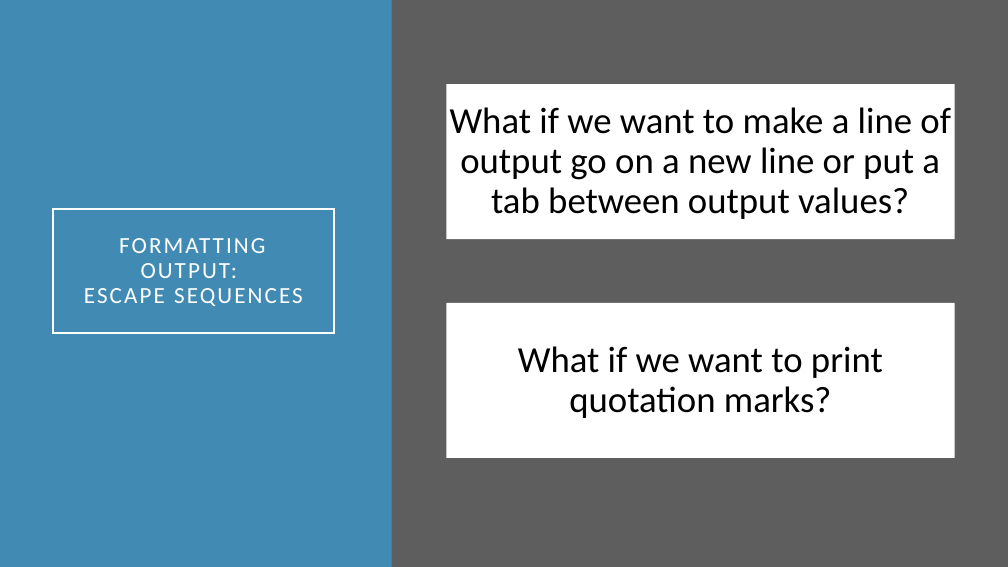
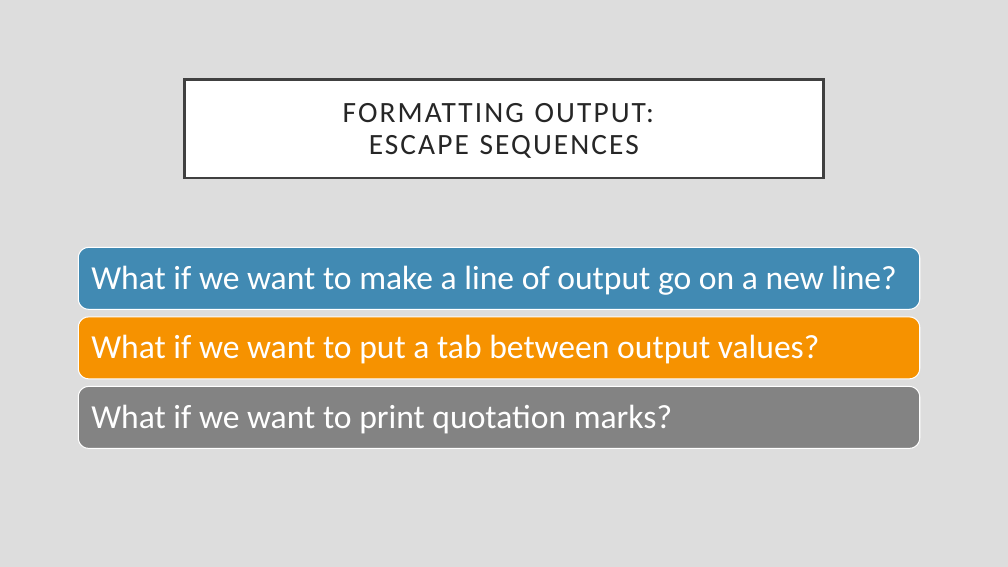
Before and after one commit to rsera/Junior-Knights, a slide deck: slide 21 of Python Day 1 IO.pptx (slide 12 before the commit). Drawn at 1008x567 pixels with LibreOffice and Linux fonts; fonts in the diff are those of the drawing. Boxes give left, top, right and bottom in pixels: in the first picture for what was removed or moved away, otherwise in the second. Text is boxed around its words. In the diff, an @@ line names an element or a change of style, - is before the commit and + after.

```diff
--- a/Python Day 1 IO.pptx
+++ b/Python Day 1 IO.pptx
@@ background #5E5E5E to #DDDDDD @@
@@ rectangle removed at (0,0,392,567) @@
@@ rectangle removed at (393,0,1008,567) @@
@@ title "FORMATTING OUTPUT: ESCAPE SEQUENCES": place and size @@
-title "FORMATTING OUTPUT: ESCAPE SEQUENCES" at (53,209,334,333)
+title "FORMATTING OUTPUT: ESCAPE SEQUENCES" at (185,79,823,178)
@@ title "FORMATTING OUTPUT: ESCAPE SEQUENCES" at (185,79,823,178): size 22 to 28 pt, text colour #FFFFFF to #262626; fill none to #FFFFFF; outline #FFFFFF 2.5 pt to #404040 2.5 pt @@
@@ rectangle removed at (446,84,955,239) @@
@@ text at (91,265,896,295): text changed; size 35 to 32 pt; text colour #000000 to #FFFFFF @@
-What if we want to make a line of output go on a new line or put a tab between output values?
+What if we want to make a line of output go on a new line?
@@ rectangle removed at (446,303,955,458) @@
@@ group added at (79,247,920,448): 3 rounded rectangles, 1 text @@
+What if we want to put a tab between output values?
@@ text "What if we want to ...": place and size @@
-text "What if we want to ..." at (518,346,883,418)
+text "What if we want to ..." at (91,405,672,434)
@@ text "What if we want to ..." at (91,405,672,434): size 35 to 32 pt, text colour #000000 to #FFFFFF; alignment centre to left; less space between paragraphs @@
```
Also in this commit, not shown: 12 other slides changed, 14 slides added.
